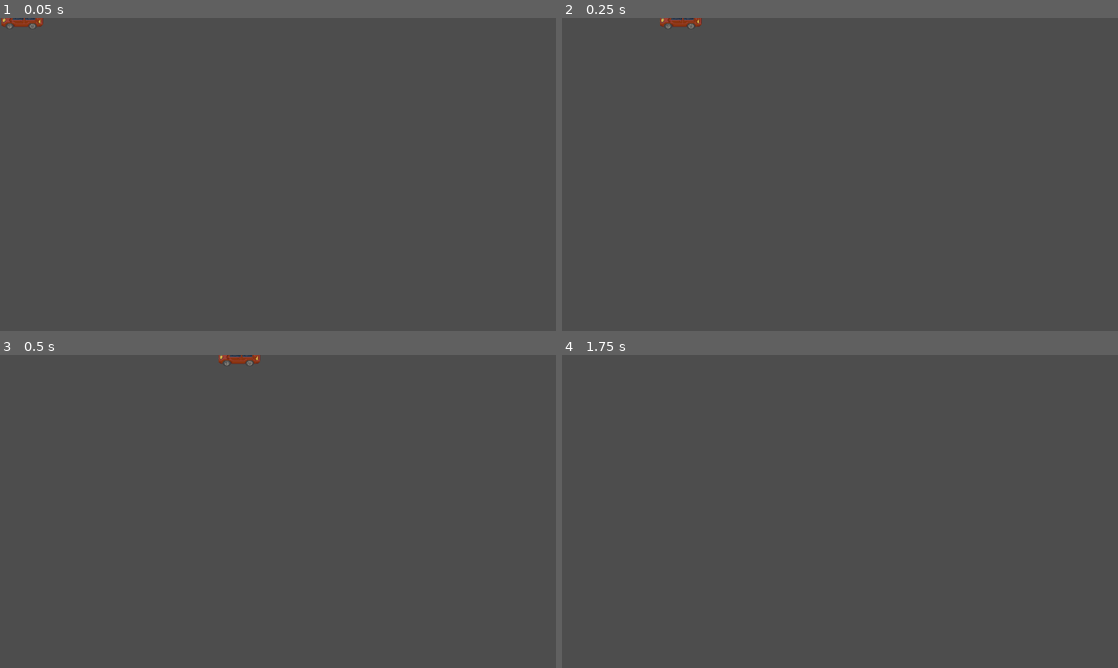
Above: before the commit, frames 1-4 (two rows, left to right).
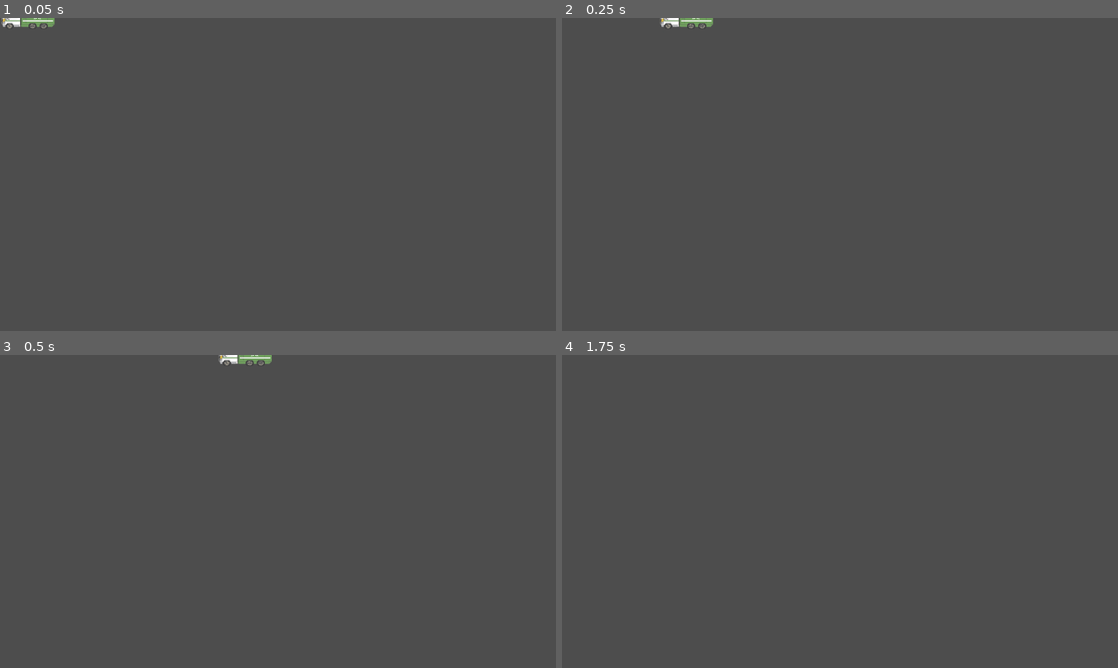
Above: after the commit, the same moments.

Repository: Skyepulse/LudumDare56
Game: Godot game, scene res://PrefabScenes/Camion.tscn
The game is run twice, just before and just after one commit, with the same random seed, the same clock (stepped at 60 frames per second) and the same inputs. This scene is started directly instead of the project's main scene.
Inputs (mouse positions are in pixels of both pictures, inside the frame that each line leads up to):
- Up to frame 1 (0.05 s): no input
- Up to frame 2 (0.25 s): no input
- Up to frame 3 (0.5 s): no input
- Up to frame 4 (1.75 s): move the mouse to (962, 495) at 0.52 s; click (962, 495) at 0.67 s; move the mouse to (728, 527) at 1.27 s; click (728, 527) at 1.42 s

The runs differ from the first frame. In frame 1, 0.2% of the frame differs, in the area x 0-10%, y 0-4%; in frame 2, 0.2%; in frame 3, 0.2%, in the area x 39-49%, y 0-4%; in frame 4, nothing differs.

Commit message:
dans_le_bon_sens

Diff:
--- a/PrefabScenes/Camion.tscn
+++ b/PrefabScenes/Camion.tscn
@@ -1,5 +1,24 @@
-[gd_scene load_steps=2 format=3 uid="uid://bbbxewc8c1m3e"]
+[gd_scene load_steps=5 format=3 uid="uid://bbbxewc8c1m3e"]
 
 [ext_resource type="PackedScene" uid="uid://b85yc2dcgsrvy" path="res://PrefabScenes/Voiture.tscn" id="1_nngyx"]
+[ext_resource type="Texture2D" uid="uid://3g7nrfm65is1" path="res://Sprites/truck1.png" id="2_rtv2m"]
+[ext_resource type="Texture2D" uid="uid://cycfbpregtkia" path="res://Sprites/truck2.png" id="3_2ycvk"]
+
+[sub_resource type="SpriteFrames" id="SpriteFrames_2nr56"]
+animations = [{
+"frames": [{
+"duration": 1.0,
+"texture": ExtResource("2_rtv2m")
+}, {
+"duration": 1.0,
+"texture": ExtResource("3_2ycvk")
+}],
+"loop": true,
+"name": &"default",
+"speed": 5.0
+}]
 
 [node name="Camion" instance=ExtResource("1_nngyx")]
+
+[node name="AnimatedSprite2D" parent="." index="1"]
+sprite_frames = SubResource("SpriteFrames_2nr56")
--- a/PrefabScenes/Voiture.tscn
+++ b/PrefabScenes/Voiture.tscn
@@ -1,7 +1,6 @@
-[gd_scene load_steps=4 format=3 uid="uid://b85yc2dcgsrvy"]
+[gd_scene load_steps=3 format=3 uid="uid://b85yc2dcgsrvy"]
 
 [ext_resource type="Script" path="res://PrefabScenes/voiture.gd" id="1_2sfxp"]
-[ext_resource type="Texture2D" uid="uid://cvqvooamd33yw" path="res://Sprites/carred1.png" id="1_y5req"]
 
 [sub_resource type="RectangleShape2D" id="RectangleShape2D_3rjjc"]
 
@@ -11,5 +10,4 @@
 [node name="CollisionShape2D" type="CollisionShape2D" parent="."]
 shape = SubResource("RectangleShape2D_3rjjc")
 
-[node name="Sprite2D" type="Sprite2D" parent="."]
-texture = ExtResource("1_y5req")
+[node name="AnimatedSprite2D" type="AnimatedSprite2D" parent="."]
--- a/PrefabScenes/Voiture_bleu.tscn
+++ b/PrefabScenes/Voiture_bleu.tscn
@@ -1,9 +1,24 @@
-[gd_scene load_steps=3 format=3 uid="uid://bnreyl28nj3dc"]
+[gd_scene load_steps=5 format=3 uid="uid://bnreyl28nj3dc"]
 
 [ext_resource type="PackedScene" uid="uid://b85yc2dcgsrvy" path="res://PrefabScenes/Voiture.tscn" id="1_o8y1h"]
-[ext_resource type="Texture2D" uid="uid://bxycrnu4ryrob" path="res://icon.svg" id="2_v15uw"]
+[ext_resource type="Texture2D" uid="uid://c4vg6u5ua00sq" path="res://Sprites/carblue1.png" id="2_vnqwb"]
+[ext_resource type="Texture2D" uid="uid://nesn8mpjwreq" path="res://Sprites/carblue2.png" id="3_e6pxw"]
+
+[sub_resource type="SpriteFrames" id="SpriteFrames_vf846"]
+animations = [{
+"frames": [{
+"duration": 1.0,
+"texture": ExtResource("2_vnqwb")
+}, {
+"duration": 1.0,
+"texture": ExtResource("3_e6pxw")
+}],
+"loop": true,
+"name": &"default",
+"speed": 5.0
+}]
 
 [node name="Voiture_bleu" instance=ExtResource("1_o8y1h")]
 
-[node name="Sprite2D" parent="." index="1"]
-texture = ExtResource("2_v15uw")
+[node name="AnimatedSprite2D" parent="." index="1"]
+sprite_frames = SubResource("SpriteFrames_vf846")
--- a/PrefabScenes/Voiture_rouge.tscn
+++ b/PrefabScenes/Voiture_rouge.tscn
@@ -1,5 +1,24 @@
-[gd_scene load_steps=2 format=3 uid="uid://cwrmt1xvnvopf"]
+[gd_scene load_steps=5 format=3 uid="uid://cwrmt1xvnvopf"]
 
 [ext_resource type="PackedScene" uid="uid://b85yc2dcgsrvy" path="res://PrefabScenes/Voiture.tscn" id="1_ew08f"]
+[ext_resource type="Texture2D" uid="uid://cvqvooamd33yw" path="res://Sprites/carred1.png" id="2_yhl27"]
+[ext_resource type="Texture2D" uid="uid://cfkrledcmq8kt" path="res://Sprites/carred2.png" id="3_1ps13"]
+
+[sub_resource type="SpriteFrames" id="SpriteFrames_dxvoy"]
+animations = [{
+"frames": [{
+"duration": 1.0,
+"texture": ExtResource("2_yhl27")
+}, {
+"duration": 1.0,
+"texture": ExtResource("3_1ps13")
+}],
+"loop": true,
+"name": &"default",
+"speed": 5.0
+}]
 
 [node name="Voiture_rouge" instance=ExtResource("1_ew08f")]
+
+[node name="AnimatedSprite2D" parent="." index="1"]
+sprite_frames = SubResource("SpriteFrames_dxvoy")
--- a/PrefabScenes/general.tscn
+++ b/PrefabScenes/general.tscn
@@ -1,6 +1,6 @@
 [gd_scene load_steps=2 format=3 uid="uid://bea80sbyltokd"]
 
-[ext_resource type="Script" path="res://PrefabScenes/general.gd" id="1_i5x5e"]
+[ext_resource type="Script" path="res://Scripts/general.gd" id="1_i5x5e"]
 
 [node name="General" type="Node2D"]
 script = ExtResource("1_i5x5e")
--- a/Scripts/general.gd
+++ b/Scripts/general.gd
@@ -35,13 +35,13 @@
 
 	if time_passed >= delay:
 		if rand_gauche <= 0.1: #probability that there is a car on delay
-			voiture_move(top_left_position, 2)
+			voiture_move(top_left_position, 2, true)
 		if rand_droite <= 0.1: #probability that there is a car on delay
-			voiture_move(top_right_position, 1)
+			voiture_move(top_right_position, 1, false)
 		time_passed = 0.0
 
 
-func voiture_move(camera_position, direc: int) -> void:
+func voiture_move(camera_position, direc: int,a: bool ) -> void:
 	var rand = randf()
 	var voiture_instance
 	if rand <=0.4:
@@ -51,6 +51,12 @@
 	else:
 		voiture_instance = camion.instantiate()
 
+
+	voiture_instance.get_node("AnimatedSprite2D").flip_h = a
+
+
+
+
 	voiture_instance.direc = direc
 	add_child(voiture_instance)
 	voiture_instance.position = camera_position
